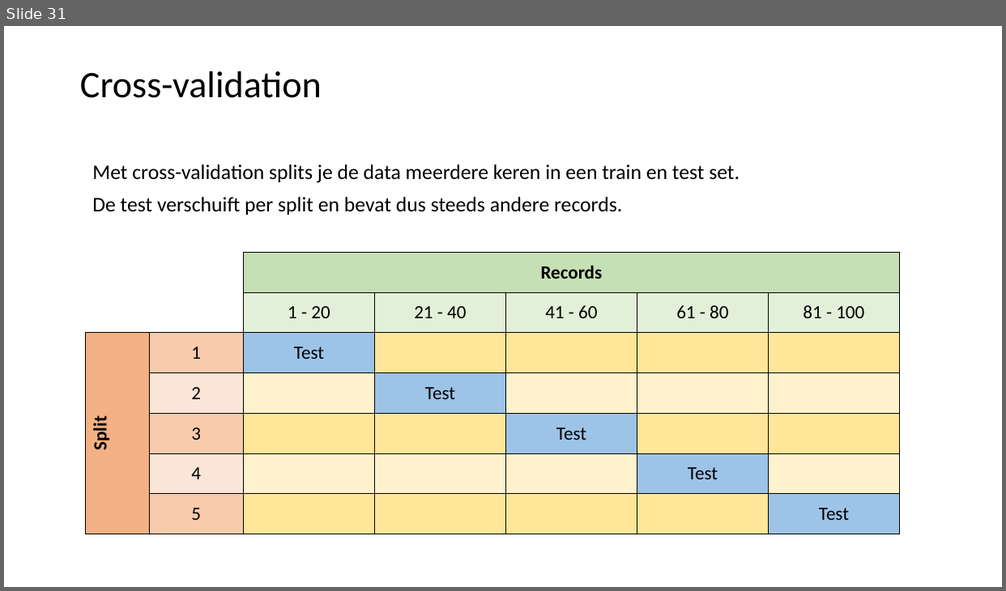
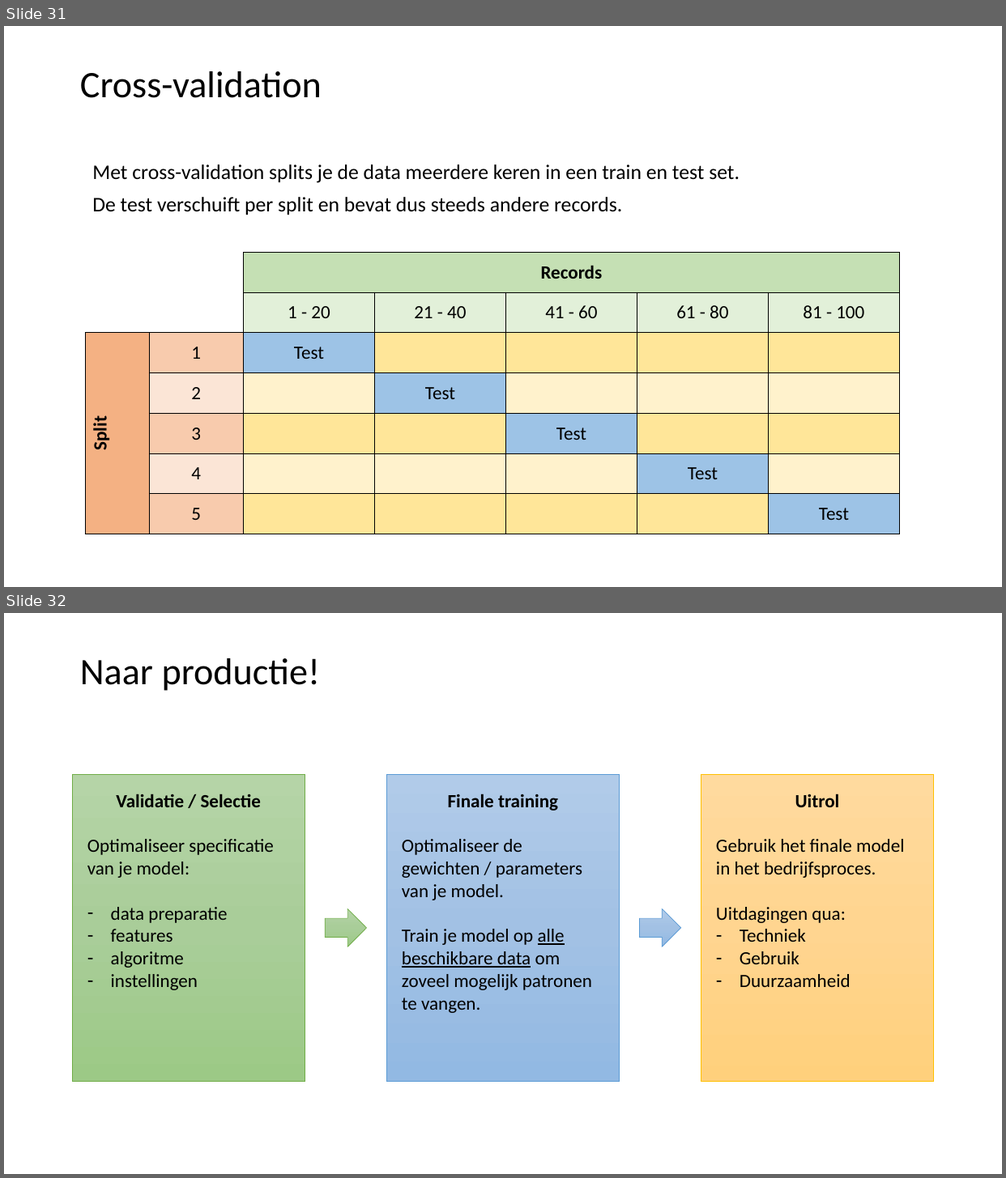
Before and after one commit to LFKoning/knowledge-sharing, a slide deck: python_trainees/4_scikit_learn/python_traineeship_4.pptx. Shown one above the other, each under a label of ours: slide 31 before the commit, slides 31 and 32 after it. The pictures are 1006x591 and 1006x1178 pixels, drawn with LibreOffice and Linux fonts; fonts in the diff are those of the drawing. Boxes give left, top, right and bottom in pixels: in the first picture for what was removed or moved away, otherwise in the second. Text is boxed around its words. In the diff, an @@ line names an element or a change of style, - is before the commit and + after.

Commit message:
Updated Python trainees part 4

```diff
--- a/python_trainees/4_scikit_learn/python_traineeship_4.pptx
+++ b/python_trainees/4_scikit_learn/python_traineeship_4.pptx
@@ slide 32 added at (4,613,1002,1174), background #FFFFFF @@
@@ title added at (80,658,321,691), 36 pt, text #000000 @@
+Naar productie!
@@ rectangle added at (73,775,305,1082), fill gradient #B5D5A7 to #AACE9A to #9CC987, outline #70AD47 0.5 pt, 18 pt, text #000000 @@
+Validatie / Selectie
+Optimaliseer specificatie van je model:
+– data preparatie
+– features
+– algoritme
+– instellingen
@@ rectangle added at (387,775,620,1082), fill gradient #B1CBE9 to #A3C1E5 to #93B9E4, outline #5B9BD5 0.5 pt, 18 pt, text #000000 @@
+Finale training
+Optimaliseer de gewichten / parameters van je model.
+Train je model op alle beschikbare data om zoveel mogelijk patronen te vangen.
@@ rectangle added at (701,775,934,1082), fill gradient #FFDB9E to #FFD590 to #FFD07C, outline #FFC000 0.5 pt, 18 pt, text #000000 @@
+Uitrol
+Gebruik het finale model in het bedrijfsproces.
+Uitdagingen qua:
+– Techniek
+– Gebruik
+– Duurzaamheid
@@ right arrow added at (325,909,366,948), fill gradient #B5D5A7 to #AACE9A to #9CC987, outline #70AD47 0.5 pt @@
@@ right arrow added at (640,909,681,948), fill gradient #B1CBE9 to #A3C1E5 to #93B9E4, outline #5B9BD5 0.5 pt @@
```
Also in this commit, not shown: 4 slides changed, 10 other slides added, 1 slide removed, 3 other files.
